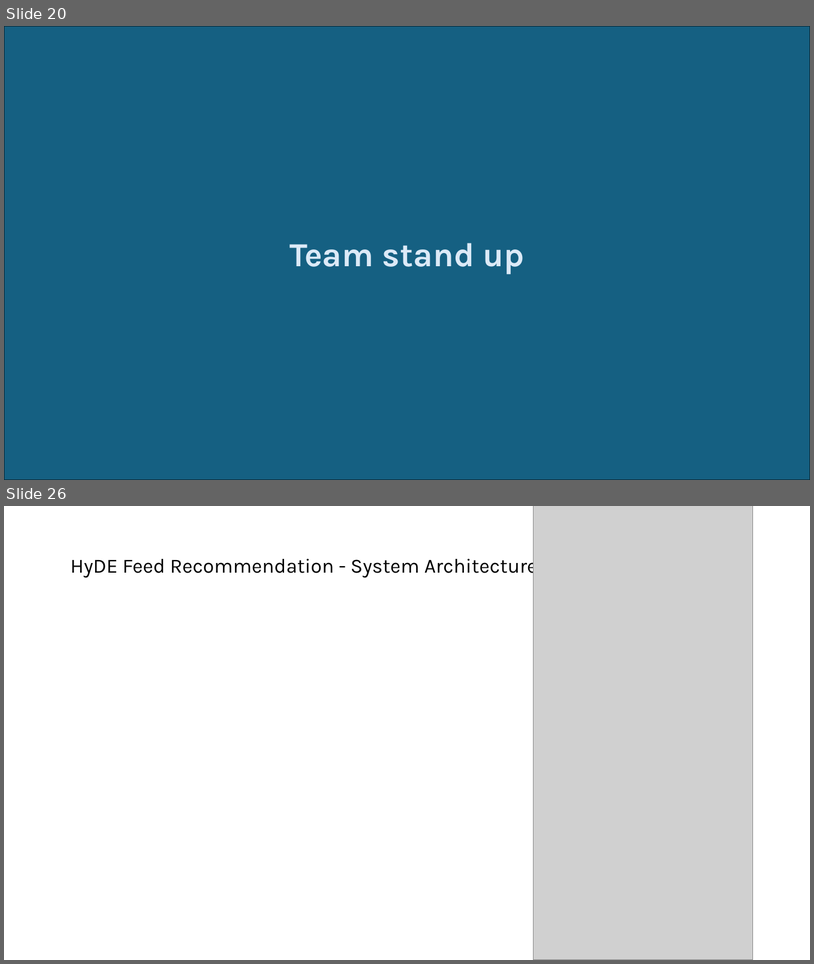
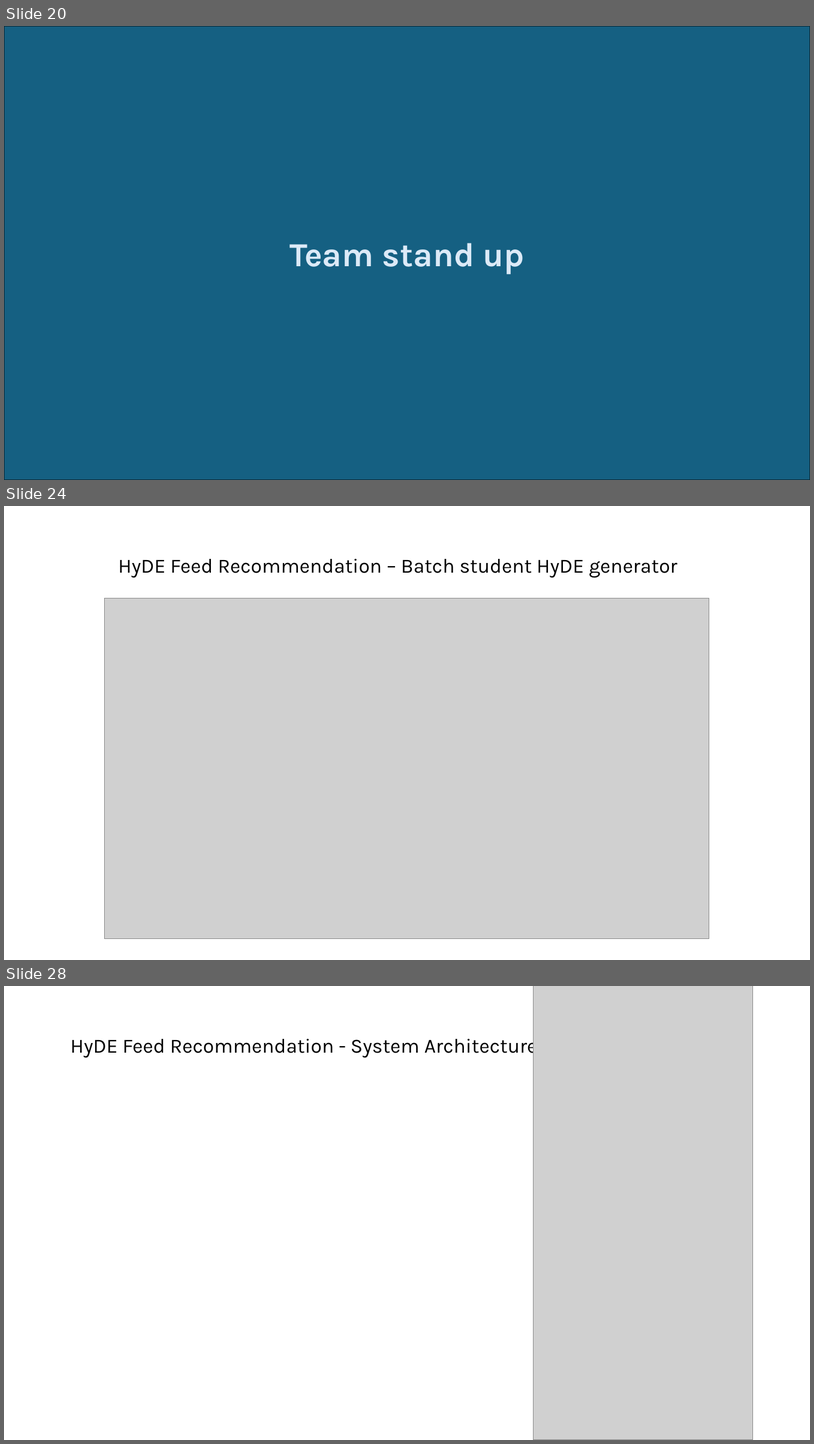
Before and after one commit to TunKedsaro/Hyde, a slide deck: logs/Ghostdeck.pptx. Shown one above the other, each under a label of ours: slides 20 and 26 before the commit, slides 20, 24 and 28 after it; the slides between them are not shown. The pictures are 814x964 and 814x1444 pixels, drawn with LibreOffice and Linux fonts; fonts in the diff are those of the drawing; grey boxes stand for pictures. Boxes give left, top, right and bottom in pixels: in the first picture for what was removed or moved away, otherwise in the second. Text is boxed around its words. In the diff, an @@ line names an element or a change of style, - is before the commit and + after.

```diff
--- a/logs/Ghostdeck.pptx
+++ b/logs/Ghostdeck.pptx
@@ slide 24 added at <box>4,506,810,960</box>, background #FFFFFF @@
@@ text added at <box>118,559,677,578</box>, 24 pt, text #000000 @@
+HyDE Feed Recommendation – Batch student HyDE generator
@@ picture added at <box>105,598,710,938</box> @@
@@ what was slide 26 is now slide 28 @@
```
Also in this commit, not shown: 5 slides changed, 1 other slide added, 3 other files.
